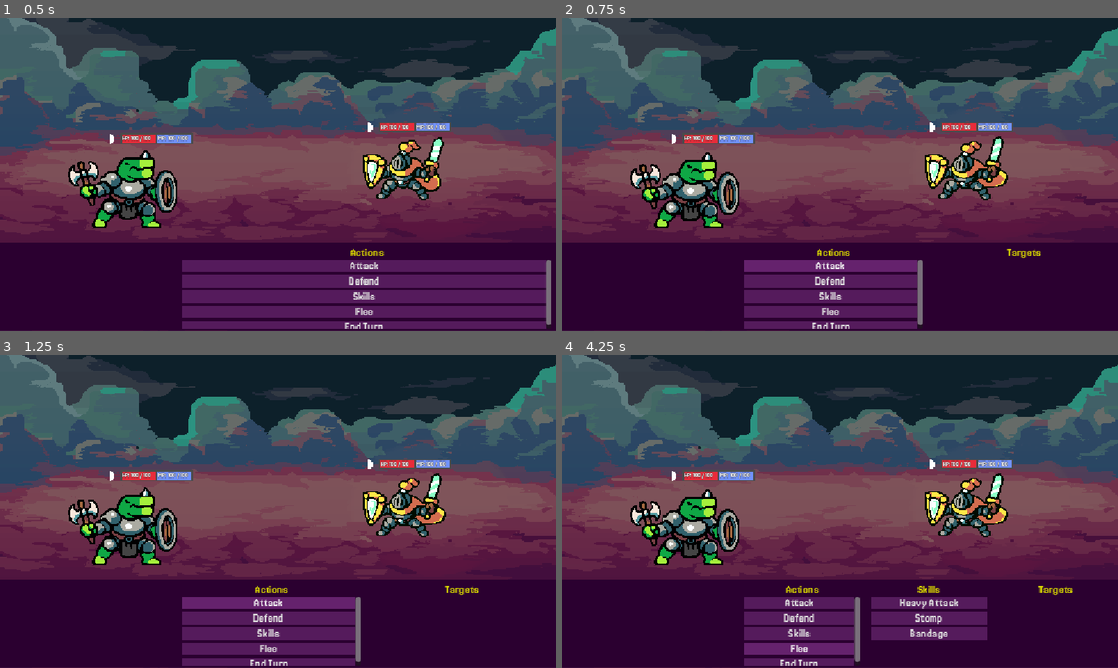
Above: before the commit, frames 1-4 (two rows, left to right).
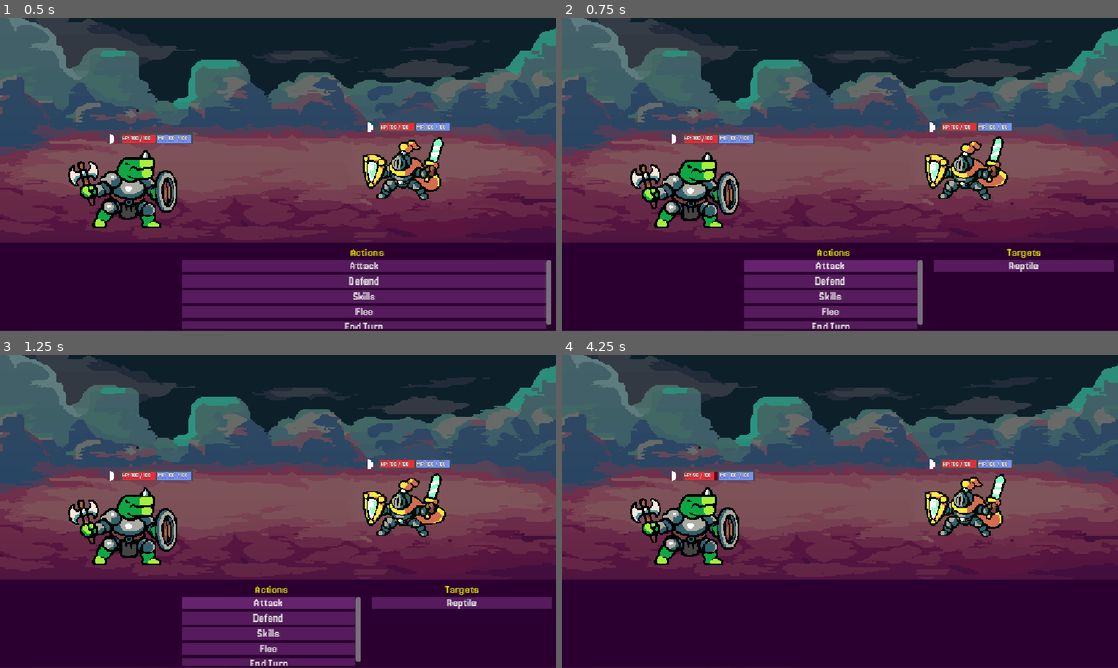
Above: after the commit, the same moments.

Repository: inavid/first_jrpg_godot_practice
Game: Godot game, scene res://Scenes/Battle/battle.tscn
Same seed, same stepped clock (60 frames per second), same inputs: the game is played once before the commit and once after it.
Inputs (mouse positions are in pixels of both pictures, inside the frame that each line leads up to):
- Up to frame 1 (0.5 s): no input
- Up to frame 2 (0.75 s): click "Attack" at 0.5 s
- Up to frame 3 (1.25 s): no input
- Up to frame 4 (4.25 s): click (1023, 602) at 1.25 s, where only the run after the commit has a clickable "Reptile"; click (828, 617) at 2 s, where only the run before the commit has a clickable "Defend"; click (828, 633) at 2.75 s, where only the run before the commit has a clickable "Skills"; click (801, 649) at 3.5 s, where only the run before the commit has a clickable "Flee"

Frame 1 is identical in both runs. In frame 2, 1.2% of the frame differs, in the area x 66-100%, y 77-82%; in frame 3, 1.2%; in frame 4, 8.6%, in the area x 12-92%, y 37-100%.

Commit message:
Finished animations class

Diff:
--- a/Data/Battlers/Enemies/reptile.tres
+++ b/Data/Battlers/Enemies/reptile.tres
@@ -7,6 +7,8 @@
 
 [resource]
 script = ExtResource("1_tkj83")
+display_name = "Reptile"
+team = 1
 basic_attack = ExtResource("1_c2jb5")
 battle_sprite_frames = ExtResource("2_oi8r1")
 metadata/_custom_type_script = "uid://bwv5xed7cwfrj"
--- a/Scenes/Battle/battler.tscn
+++ b/Scenes/Battle/battler.tscn
@@ -44,7 +44,8 @@
 [node name="AnimatedSprite2D" type="AnimatedSprite2D" parent="." unique_id=466615105]
 sprite_frames = ExtResource("4_6scdb")
 animation = &"hit"
-frame_progress = 0.48689505
+frame = 1
+frame_progress = 1.0
 script = ExtResource("5_jj3e4")
 
 [node name="CollisionShape2D" type="CollisionShape2D" parent="." unique_id=247714057]
--- a/Scripts/Battle/Battler/battler.gd
+++ b/Scripts/Battle/Battler/battler.gd
@@ -36,6 +36,7 @@
 	HealtChanged.emit(current_healt, max_healt)
 
 	anim.play(BattlerAnimation.HIT)
+	anim.flash_color(Color.RED)
 
 	if current_healt <= 0:
 		die()
@@ -57,7 +58,7 @@
 		return false
 
 	var max_mana: int = get_stat(BattlerData.Stat.MAX_MANA)
-	current_mana += amount
+	current_mana -= amount
 	ManaChanged.emit(current_mana, max_mana)
 	return true
 
--- a/Scripts/Battle/Battler/battler_animation.gd
+++ b/Scripts/Battle/Battler/battler_animation.gd
@@ -13,3 +13,12 @@
 func _on_animation_finished() -> void:
 	if animation != IDLE:
 		play(IDLE)
+
+func play_action_animation(action: BattleAction):
+	if action.useable and action.useable.output_type != UseableData.OutputType.HEAL:
+		play(ATTACK)
+
+func flash_color(color: Color):
+	self_modulate = color
+	await get_tree().create_timer(0.1).timeout
+	self_modulate = Color.WHITE
--- a/Scripts/Battle/UI/battle_ui.gd
+++ b/Scripts/Battle/UI/battle_ui.gd
@@ -112,7 +112,7 @@
 	pass
 
 func _on_end_turn_selected():
-	print("Flee Selected")
+	print("End Turn Selected")
 	pass
 
 func _on_skill_selected(skill: SkillData):
--- a/Scripts/Battle/battle_manager.gd
+++ b/Scripts/Battle/battle_manager.gd
@@ -92,6 +92,8 @@
         _next_battler_turn()
         return
 
+    current_actor.anim.play_action_animation(current_action)
+
     match current_action.type:
         BattleAction.Type.BASIC_ATTACK: _execute_useable()
         BattleAction.Type.SKILL: _execute_skill()
--- a/Sprites/Battle/EnemyCharacters/reptile_frames.tres
+++ b/Sprites/Battle/EnemyCharacters/reptile_frames.tres
@@ -65,7 +65,7 @@
 "duration": 1.0,
 "texture": SubResource("AtlasTexture_hfww5")
 }],
-"loop": true,
+"loop": false,
 "name": &"attack",
 "speed": 10.0
 }, {
@@ -76,7 +76,7 @@
 "duration": 1.0,
 "texture": SubResource("AtlasTexture_61b41")
 }],
-"loop": true,
+"loop": false,
 "name": &"evade",
 "speed": 8.0
 }, {
@@ -87,7 +87,7 @@
 "duration": 1.0,
 "texture": SubResource("AtlasTexture_tsisw")
 }],
-"loop": true,
+"loop": false,
 "name": &"hit",
 "speed": 9.0
 }, {
--- a/Sprites/Battle/PlayerCharacters/knight_frames.tres
+++ b/Sprites/Battle/PlayerCharacters/knight_frames.tres
@@ -123,7 +123,7 @@
 "duration": 1.0,
 "texture": SubResource("AtlasTexture_u73kw")
 }],
-"loop": true,
+"loop": false,
 "name": &"hit",
 "speed": 8.0
 }, {
